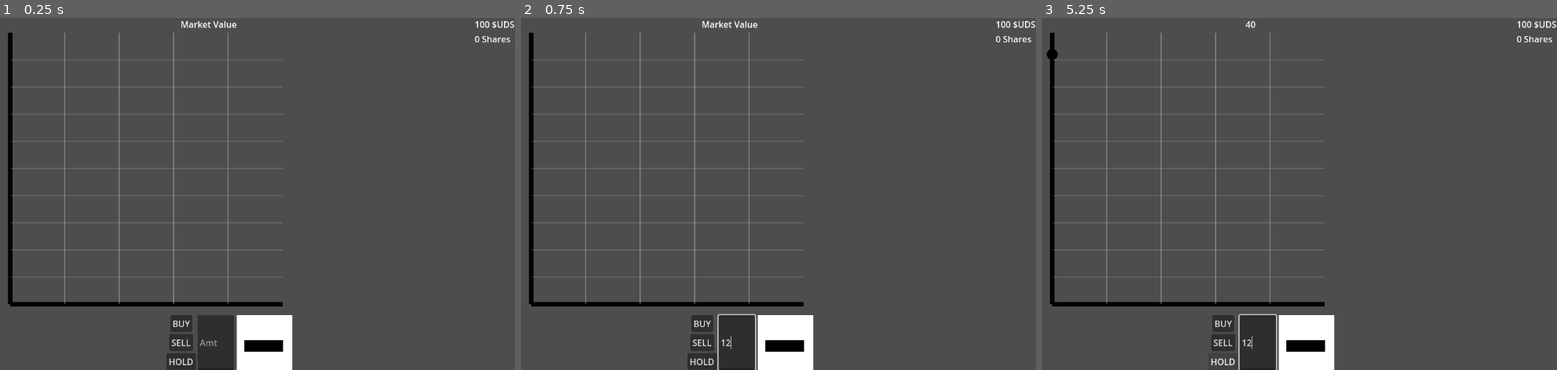
Above: before the commit, frames 1-3 (left to right).
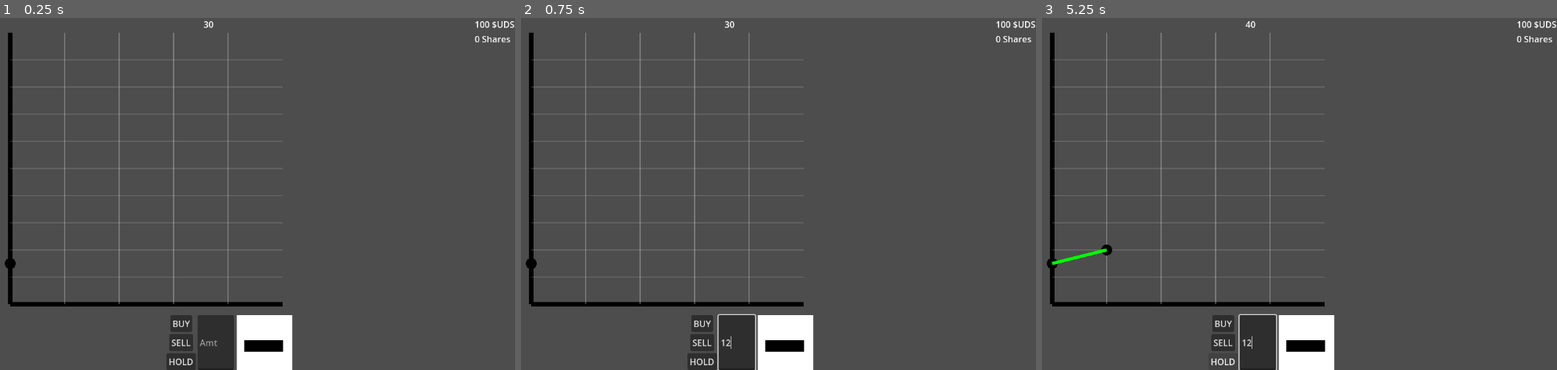
Above: after the commit, the same moments.

Repository: absentnot/GGJ-25
Game: Godot game, scene res://scenes/main.tscn
The game is run twice, just before and just after one commit, with the same random seed, the same clock (stepped at 60 frames per second) and the same inputs.
Inputs (mouse positions are in pixels of both pictures, inside the frame that each line leads up to):
- Up to frame 1 (0.25 s): no input
- Up to frame 2 (0.75 s): click (737, 341) at 0.52 s; type "12" at 0.6 s
- Up to frame 3 (5.25 s): click "BUY" at 1.25 s; click "SELL" at 2 s; click "HOLD" at 2.75 s; click "BUY" at 3.5 s; click "SELL" at 4.25 s; click "HOLD" at 5 s

The runs differ from the first frame. In frame 1, 0.2% of the frame differs, in the area x 0-46%, y 0-72%; in frame 2, 0.2%; in frame 3, 0.2%, in the area x 0-14%, y 8-72%.

Commit message:
Resize points based on pricing

Diff:
--- a/scripts/hud.gd
+++ b/scripts/hud.gd
@@ -1,5 +1,4 @@
 extends Node
-
 
 var playerOrder: Order.OrderType = Order.OrderType.HOLD
 var orderQuantity: int = 0
@@ -47,6 +46,7 @@
 	playerOrder = nextOrderType
 	orderVisualizer.updateOrder(nextOrderType)
 
+
 func _on_sell_pressed() -> void:
 	print("Sell is pressed!")
 	if(orderQuantity < 1):
--- a/scripts/main.gd
+++ b/scripts/main.gd
@@ -7,6 +7,7 @@
 	currentRound = load("res://scenes/roundThree.tscn").instantiate()
 	currentRound.roundOver.connect(endRound)
 	add_child(currentRound)
+	$HUD.setMarketValue(currentRound.getMarketValue())
 	$DayTimer.start()
 
 # Called every frame. 'delta' is the elapsed time since the previous frame.
--- a/scripts/priceDisplay.gd
+++ b/scripts/priceDisplay.gd
@@ -1,8 +1,10 @@
 extends CanvasItem
 
 var points: Array[Vector2]
+var heightMax = 500
 var maxDays: int = 5
-var maxPrice: int = 200
+var maxPriceSeen: int = 100
+var maxPrice: int = maxPriceSeen * 2
 var minPrice: int = 0
 @export var widthStep: int = 100
 @export var heightStep: int = 50
@@ -28,12 +30,35 @@
 	var numPoints = points.size()
 	if(numPoints > 0):
 		prevPoint = points[numPoints-1]
-	var stepVector = Vector2(widthStep, (newMarketPrice - prevPoint.y))
-	points.push_back(prevPoint + stepVector)
+	# Determine if we need to resize
+	if(newMarketPrice > maxPrice):
+		_resize(newMarketPrice)
+	elif(newMarketPrice > maxPriceSeen):
+		maxPriceSeen = maxPrice
+	# We map from price space into pixel space
+	var heightRatio = float(heightMax)/float(maxPrice)
+	var rescaledY = newMarketPrice * (heightRatio)
+	var newPoint = Vector2(prevPoint.x + widthStep,heightMax - rescaledY)
+	points.push_back(newPoint)
 	queue_redraw()
 
+func _resize(newMarketPrice: int) -> void:
+	print("RESIZING!")
+	print("maxPrice %d newPrice %d" % [maxPrice, newMarketPrice])
+	var prevMaxPrice = maxPrice
+	var delta = newMarketPrice - maxPrice
+	maxPrice = newMarketPrice * 2
+	maxPriceSeen = newMarketPrice
+	for i in range(points.size()):
+		print("Point y: %d" % points[i].y)
+		var originalRatio = -1 * (points[i].y - heightMax)
+		print("Original ratio %d" % originalRatio)
+		var newRatio = originalRatio * (float(prevMaxPrice) / float(maxPrice))
+		print("am i stupid ? %d %d %d "% [prevMaxPrice, maxPrice, newRatio])
+		points[i].y = (heightMax - newRatio)
+		print("new y: %d" % points[i].y)
+
 func _draw():
-	var heightMax = 500
 	var widthMax = maxDays * widthStep
 	draw_line(Vector2(0,heightMax), Vector2(0, 0), black, 8)
 	draw_line(Vector2(0,heightMax), Vector2(widthMax, heightMax), black, 8)
@@ -46,13 +71,19 @@
 	var prevY = 0
 	for i in range(points.size()):
 		var point = points[i]
+		#var label = Label.new()
+		#label.text = str(point.y)
+		#label.margin_top = point.y
+		#label.margin_left = point.x
+		#add_child(label)
 		draw_circle(point, dotRadius, black)
 		if(i > 0):
 			var thisY = point.y
 			var lineColor = Color.BLUE_VIOLET
+			# The logic here is inverted, since points are stored as max - price.
+			if(prevY < thisY):
+				lineColor = red
 			if(prevY > thisY):
-				lineColor = red
-			if(prevY < thisY):
 				lineColor = green
 			draw_line(points[i-1], point, lineColor, lineWidth)
 		prevY = point.y
Not shown: 1 places in scenes/hud.tscn that only renumber resources
Not shown, added: scenes/mai7944.tmp
